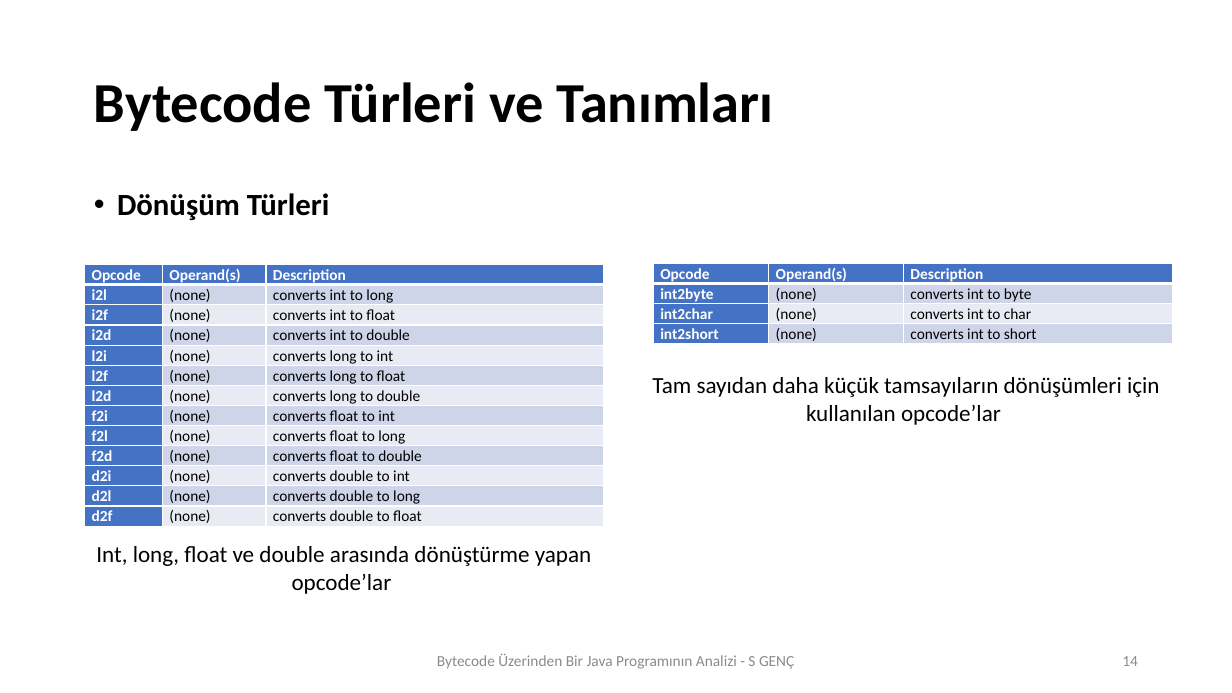
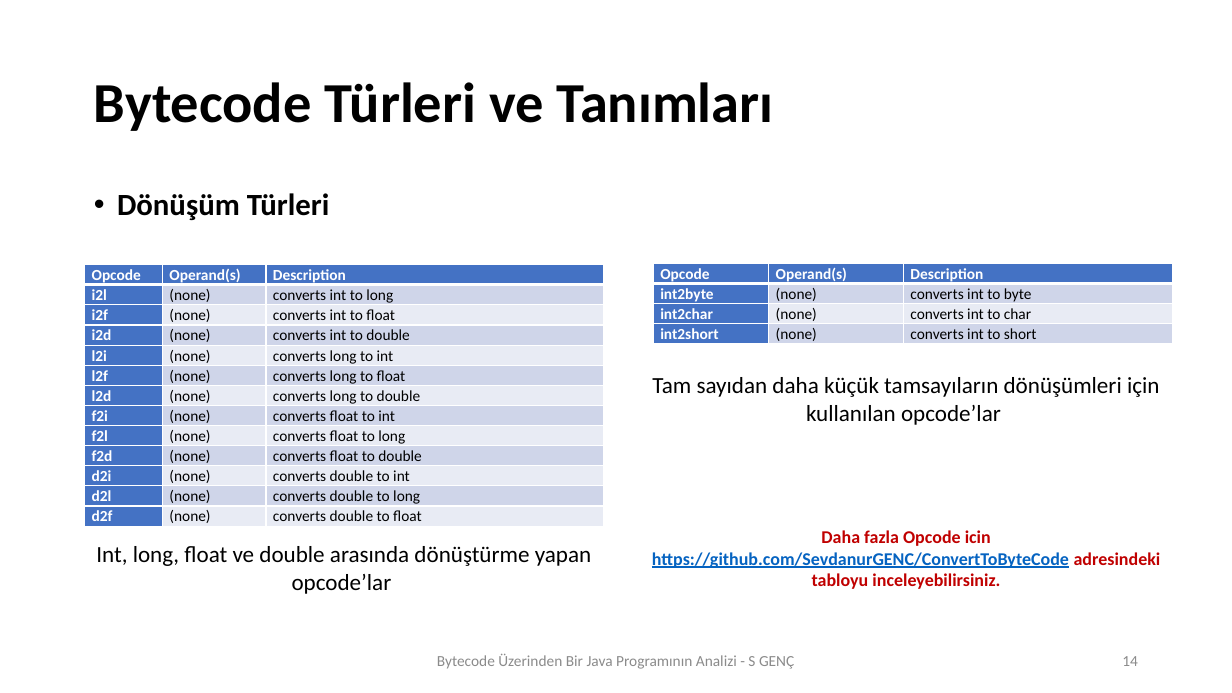
Before and after one commit to SevdanurGENC/ConvertToByteCode, a slide deck: slide 14 of SeminerSunumuII.pptx. Drawn at 1232x693 pixels with LibreOffice and Linux fonts; fonts in the diff are those of the drawing. Boxes give left, top, right and bottom in pixels: in the first picture for what was removed or moved away, otherwise in the second. Text is boxed around its words. In the diff, an @@ line names an element or a change of style, - is before the commit and + after.

```diff
--- a/SeminerSunumuII.pptx
+++ b/SeminerSunumuII.pptx
@@ text added at [652,530,1161,589], 14 pt, text #C00000, bold @@
+Daha fazla Opcode icin https://github.com/SevdanurGENC/ConvertToByteCode adresindeki tabloyu inceleyebilirsiniz.
```
Also in this commit, not shown: 10 other slides changed, 1 slide added.
